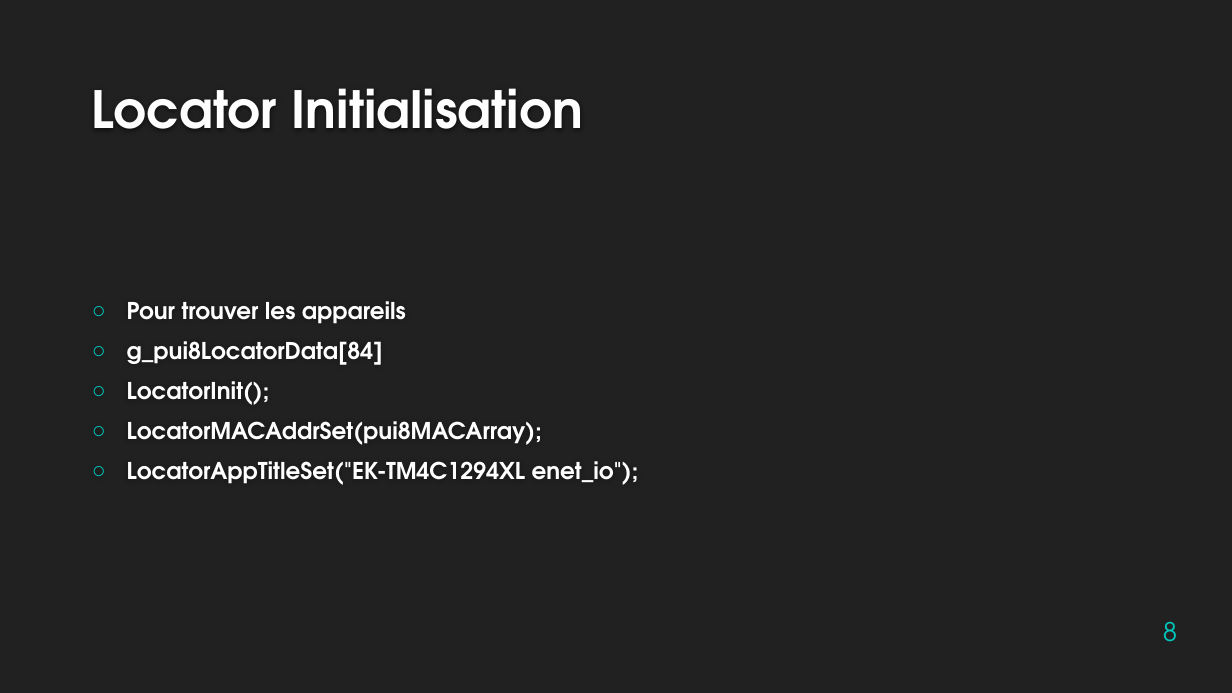
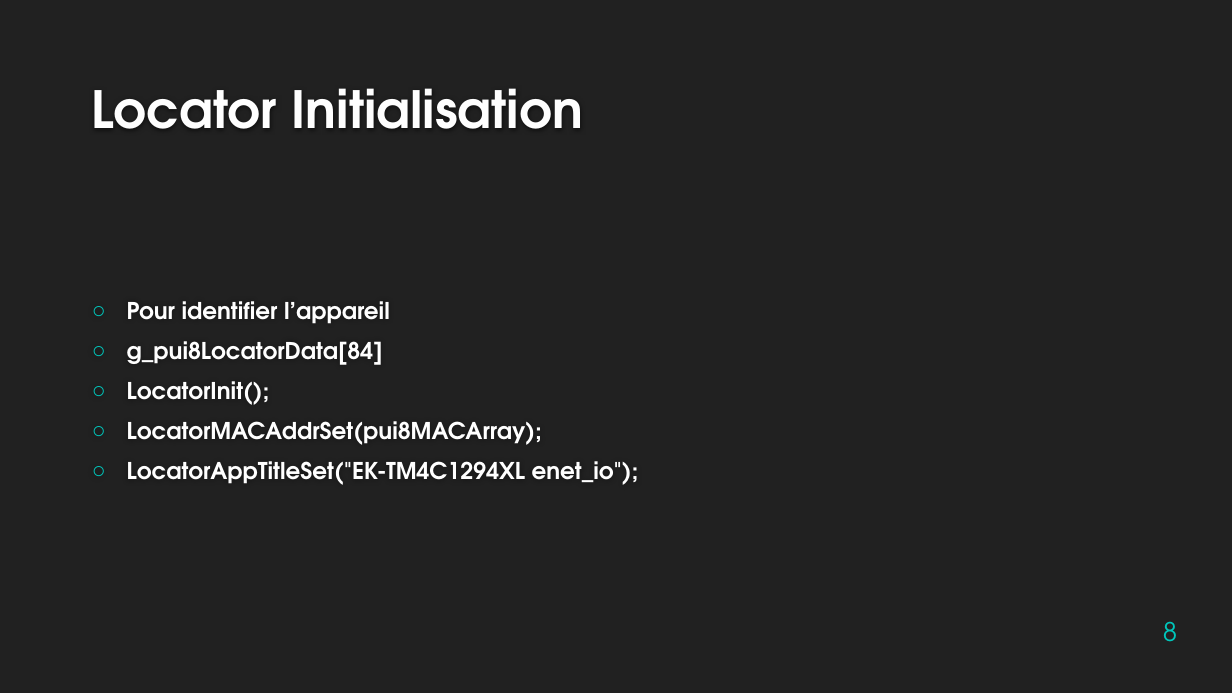
Before and after one commit to Jing2333/Cassiopee, a slide deck: slide 8 of Livrables/LwIP pour TIVA-C.pptx. Drawn at 1232x693 pixels with LibreOffice and Linux fonts; fonts in the diff are those of the drawing; background and template pictures are left out. Boxes give left, top, right and bottom in pixels: in the first picture for what was removed or moved away, otherwise in the second. Text is boxed around its words. In the diff, an @@ line names an element or a change of style, - is before the commit and + after.

```diff
--- a/Livrables/LwIP pour TIVA-C.pptx
+++ b/Livrables/LwIP pour TIVA-C.pptx
@@ text at (x1=127, y1=301, x2=390, y2=324): text changed @@
-○ Pour trouver les appareils
+○ Pour identifier l’appareil
```
Also in this commit, not shown: 2 other slides changed.
